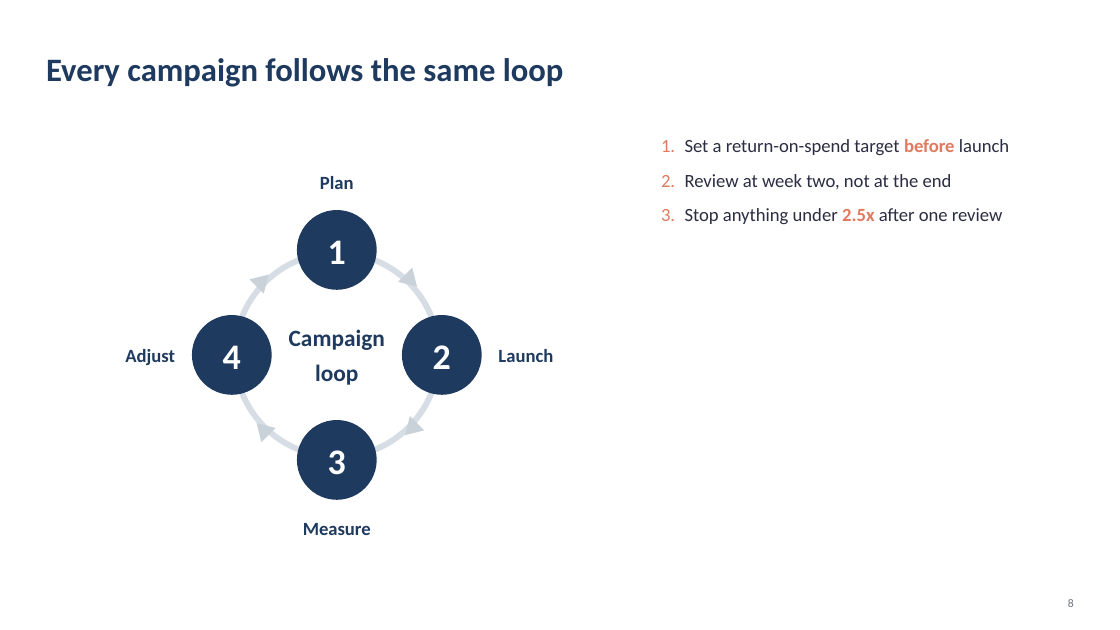
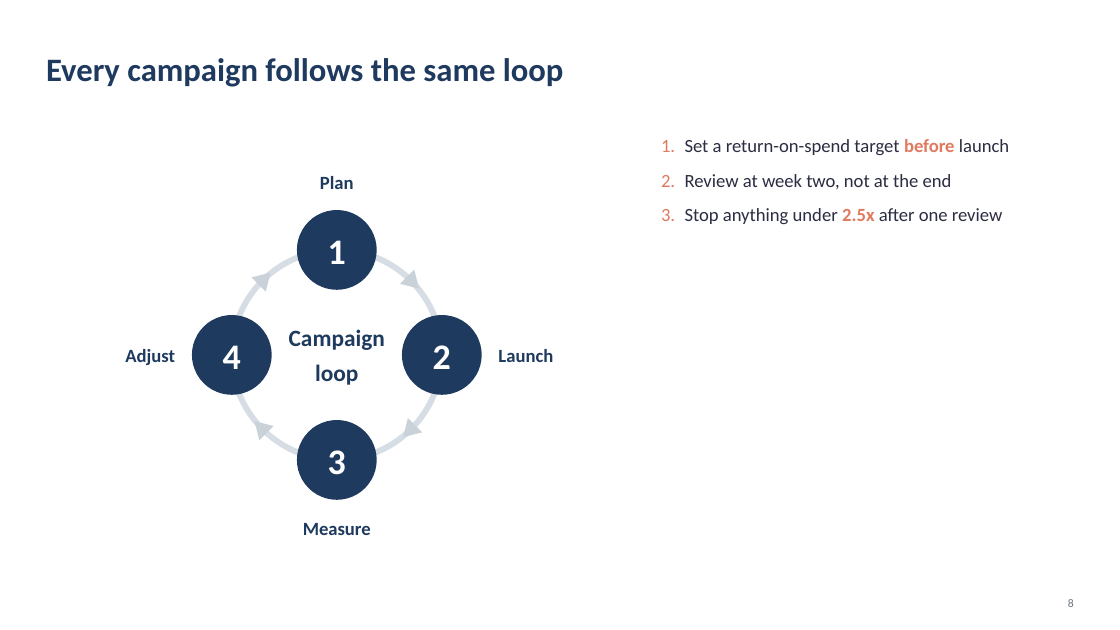
Before and after one commit to FrocketGaming/PPT_DEMO, a slide deck: slide 8 of out/recipes.pptx. Drawn at 1120x630 pixels with LibreOffice and Linux fonts; fonts in the diff are those of the drawing. Boxes give left, top, right and bottom in pixels: in the first picture for what was removed or moved away, otherwise in the second. Text is boxed around its words. In the diff, an @@ line names an element or a change of style, - is before the commit and + after.

```diff
--- a/out/recipes.pptx
+++ b/out/recipes.pptx
@@ donut at box(229, 247, 444, 463): proportions changed @@
```
Also in this commit, not shown: 3 other files.
